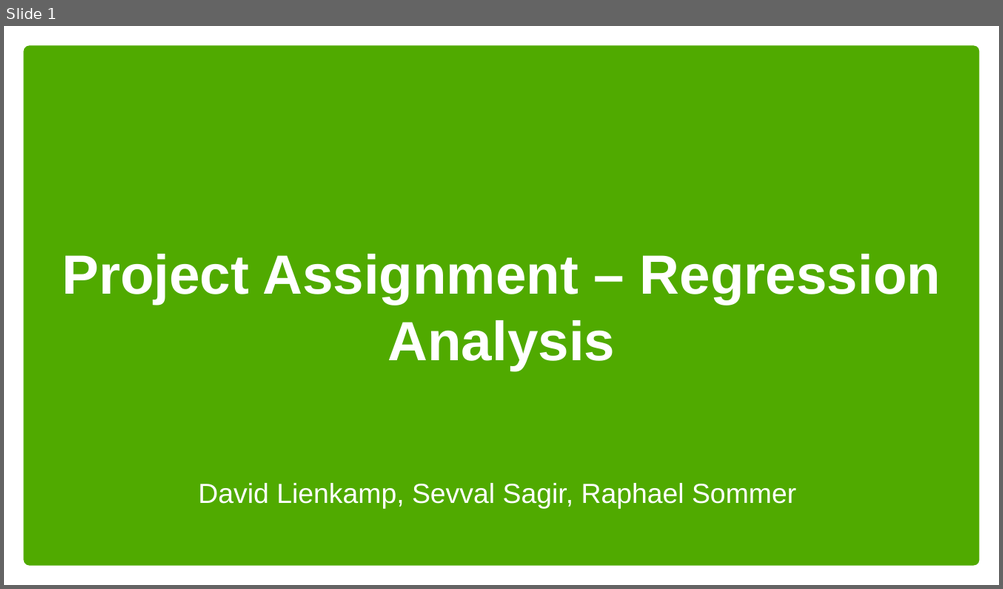
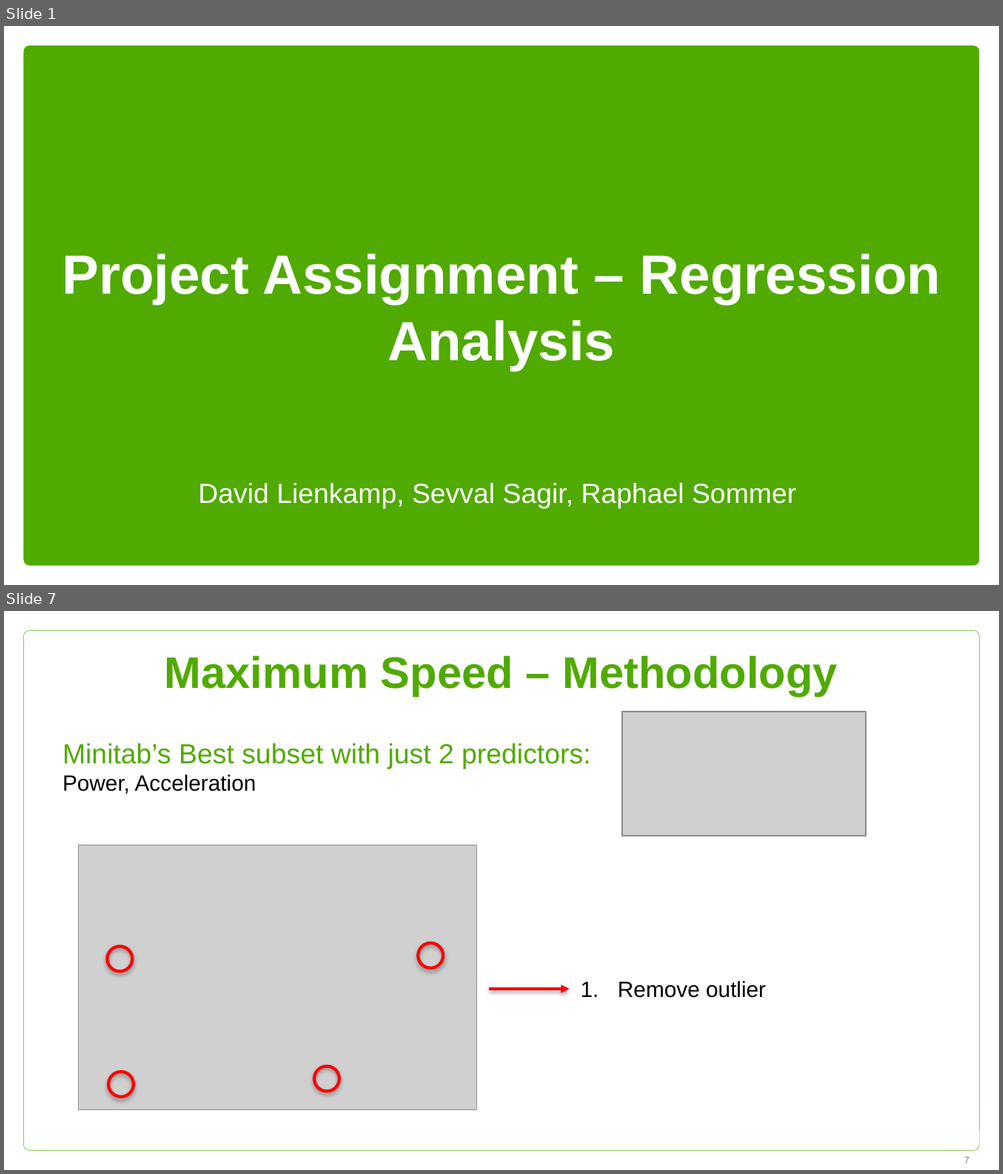
Before and after one commit to sevvalsagir/MA213B-Seminar-2, a slide deck: Project Assignment - Regression Analysis.pptx. Shown one above the other, each under a label of ours: slide 1 before the commit, slides 1 and 7 after it; the slides between them are not shown. The pictures are 1003x589 and 1003x1174 pixels, drawn with LibreOffice and Linux fonts; fonts in the diff are those of the drawing; grey boxes stand for pictures; background and template pictures are left out. Boxes give left, top, right and bottom in pixels: in the first picture for what was removed or moved away, otherwise in the second. Text is boxed around its words. In the diff, an @@ line names an element or a change of style, - is before the commit and + after.

```diff
--- a/Project Assignment - Regression Analysis.pptx
+++ b/Project Assignment - Regression Analysis.pptx
@@ slide 7 added at [4, 611, 999, 1170], background #FFFFFF @@
@@ rounded rectangle added at [24, 631, 979, 1151], outline #50AA00 0.25 pt @@
@@ title added at [165, 655, 836, 697], 32 pt, text #50AA00, bold @@
+Maximum Speed – Methodology
@@ picture added at [622, 712, 865, 836] @@
@@ text added at [62, 743, 590, 794], 20 pt, text #51AA00 @@
+Minitab’s Best subset with just 2 predictors:
+Power, Acceleration
@@ picture added at [79, 845, 476, 1111] @@
@@ ellipse added at [418, 943, 443, 968], outline #FF0000 2.25 pt @@
@@ ellipse added at [108, 946, 132, 971], outline #FF0000 2.25 pt @@
@@ text added at [617, 981, 765, 998], 16 pt, text #000000 @@
+1. Remove outlier
@@ arrow added from (489, 989) to (569, 989), #FF0000 2 pt @@
@@ ellipse added at [108, 1073, 134, 1097], outline #FF0000 2.25 pt @@
@@ ellipse added at [314, 1067, 339, 1091], outline #FF0000 2.25 pt @@
@@ page number added at [964, 1157, 969, 1164], 7 pt, text #808080 @@
+7
```
Also in this commit, not shown: 2 slides changed, 14 other slides added, 8 slides removed, 3 other files.
